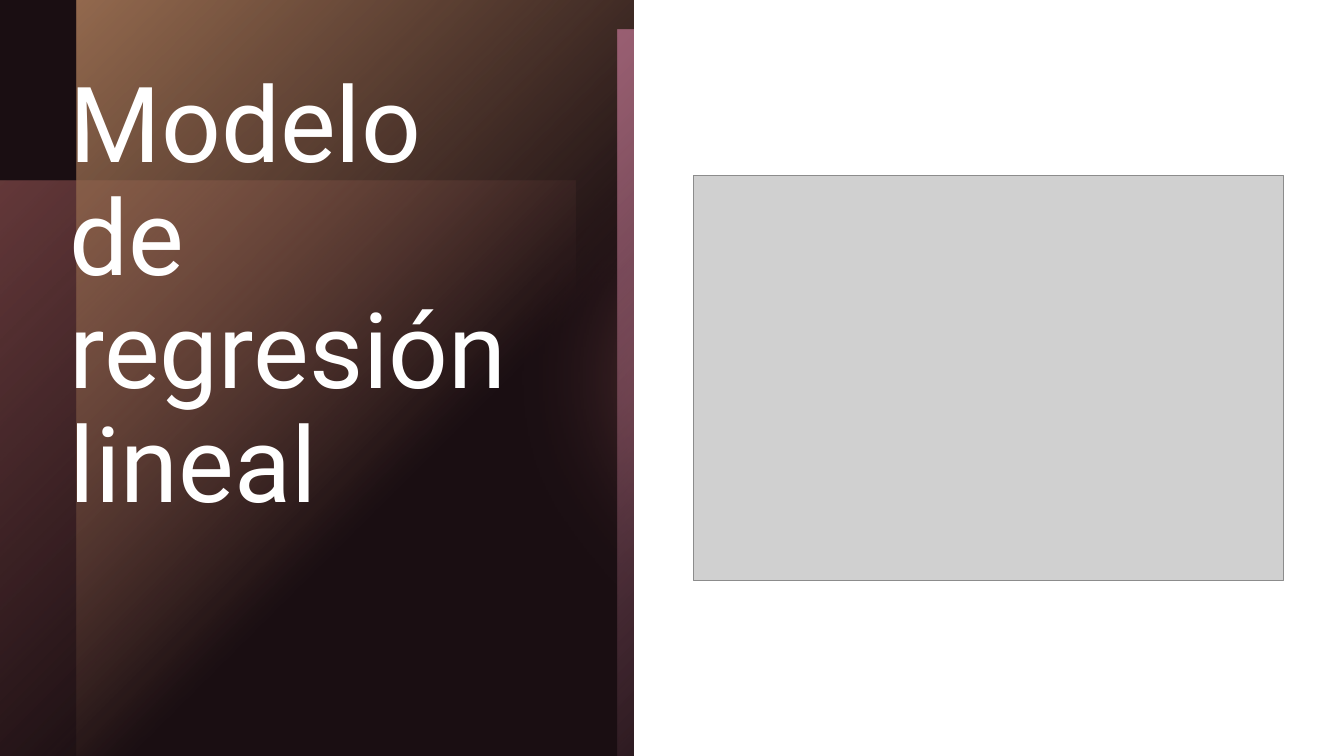
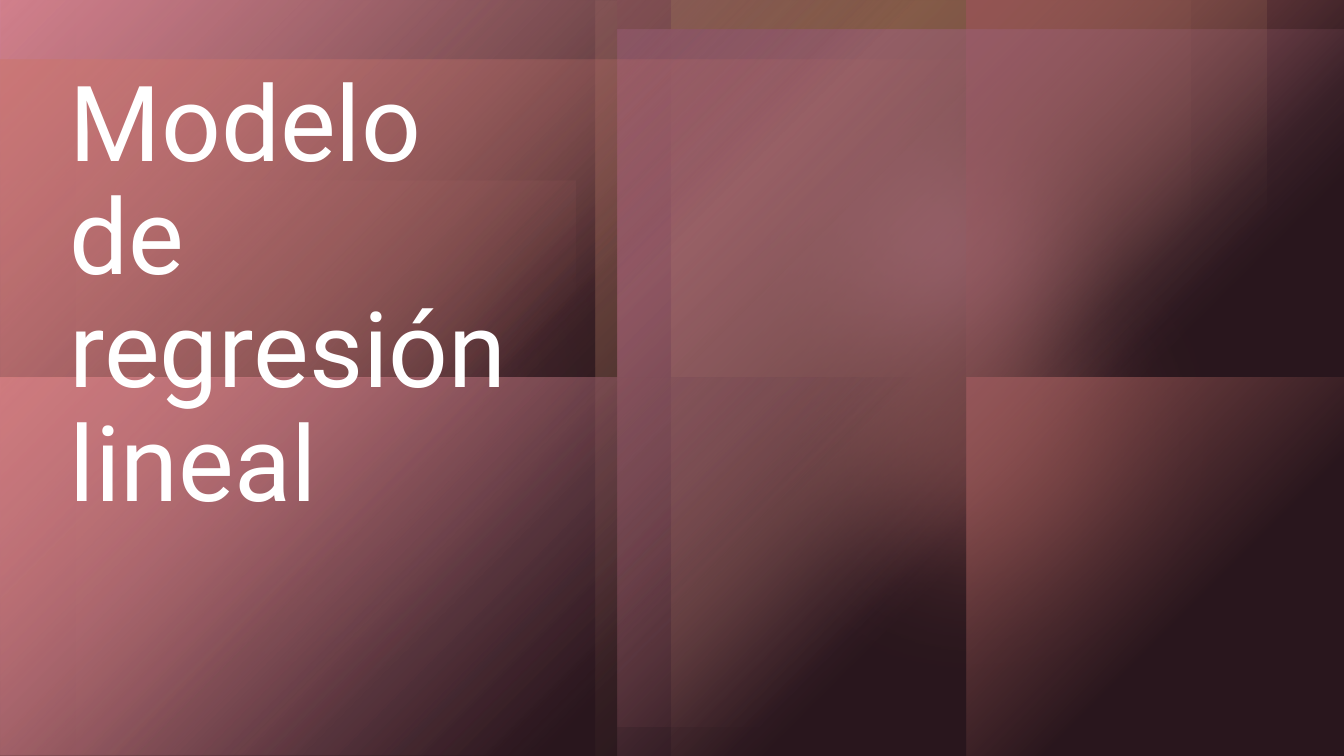
Before and after one commit to YuMiinZ/students-performance-analysis, a slide deck: slide 17 of Students_Performance_Analysis.pptx. Drawn at 1344x756 pixels with LibreOffice and Linux fonts; fonts in the diff are those of the drawing; grey boxes stand for pictures; background and template pictures are left out. Boxes give left, top, right and bottom in pixels: in the first picture for what was removed or moved away, otherwise in the second. Text is boxed around its words. In the diff, an @@ line names an element or a change of style, - is before the commit and + after.

```diff
--- a/Students_Performance_Analysis.pptx
+++ b/Students_Performance_Analysis.pptx
@@ rectangle removed at <box>0,0,1344,756</box> @@
@@ rectangle added at <box>0,0,1344,756</box>, fill #41242E at 40% opacity @@
@@ rectangle removed at <box>77,0,673,756</box> @@
@@ rectangle removed at <box>618,29,1344,756</box> @@
@@ freeform shape removed at <box>634,0,1344,756</box> @@
@@ rectangle removed at <box>673,0,1268,756</box> @@
@@ ellipse removed at <box>704,0,1180,466</box> @@
@@ rectangle removed at <box>966,0,1344,378</box> @@
@@ title "Modelo de regresión lineal" rewrapped from <box>70,65,507,526</box> to <box>70,82,507,502</box> @@
@@ ellipse added at <box>634,43,1110,519</box>, fill #D587A1 at 60% opacity @@
@@ rectangle at <box>0,60,970,756</box>: mirrored; rotation 270 to 90 degrees @@
@@ ellipse: place and size @@
-ellipse at <box>459,0,1215,756</box>
+ellipse at <box>675,136,1281,743</box>
@@ picture removed at <box>694,175,1284,581</box> @@
@@ group added at <box>0,0,1079,756</box>: 6 rectangles @@
@@ rectangle removed at <box>966,378,1344,756</box> @@
```
Also in this commit, not shown: 2 slides added, 1 slide removed, 1 other file.
